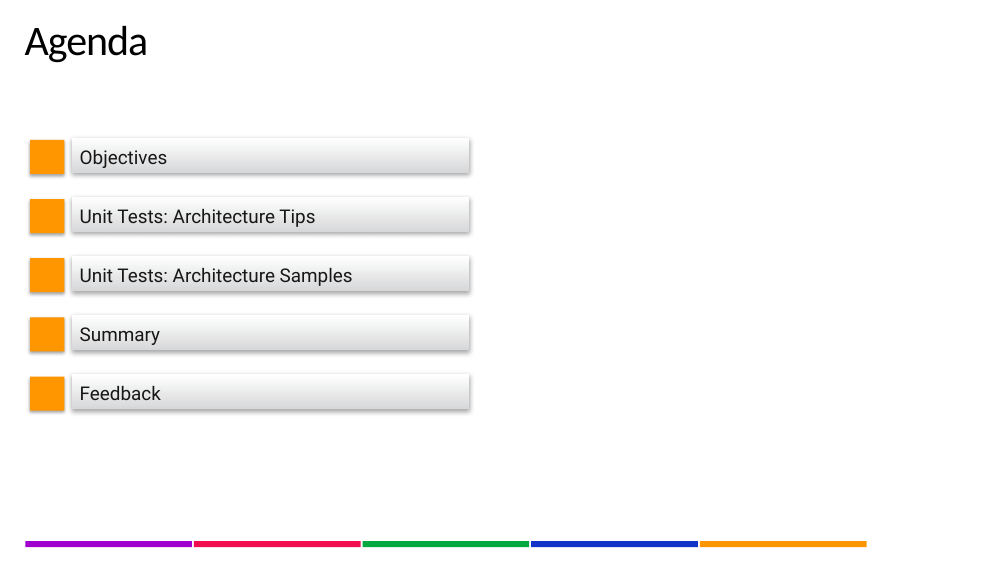
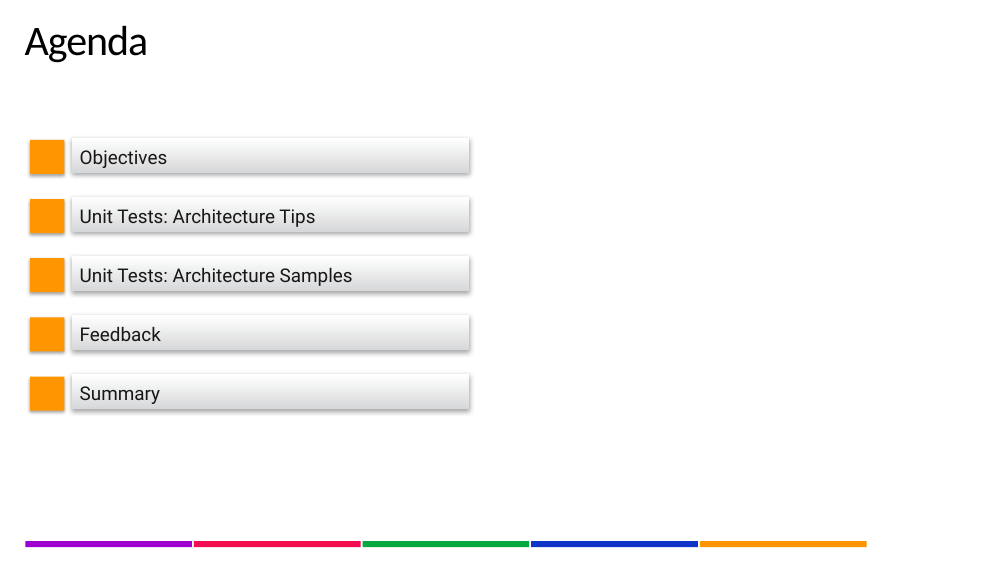
Before and after one commit to lgoldin/TestOrientedDevelopment, a slide deck: slide 2 of DesigningTestableApplications v2.pptx. Drawn at 1008x567 pixels with LibreOffice and Linux fonts; fonts in the diff are those of the drawing; background and template pictures are left out. Boxes give left, top, right and bottom in pixels: in the first picture for what was removed or moved away, otherwise in the second. Text is boxed around its words. In the diff, an @@ line names an element or a change of style, - is before the commit and + after.

Commit message:
tentativo de feedback y summary

```diff
--- a/DesigningTestableApplications v2.pptx
+++ b/DesigningTestableApplications v2.pptx
@@ text "Feedback": place and size @@
-text "Feedback" at box(80, 386, 161, 400)
+text "Feedback" at box(80, 327, 161, 341)
@@ text "Summary": place and size @@
-text "Summary" at box(80, 327, 160, 345)
+text "Summary" at box(80, 386, 160, 404)
```
Also in this commit, not shown: 3 slides added.
